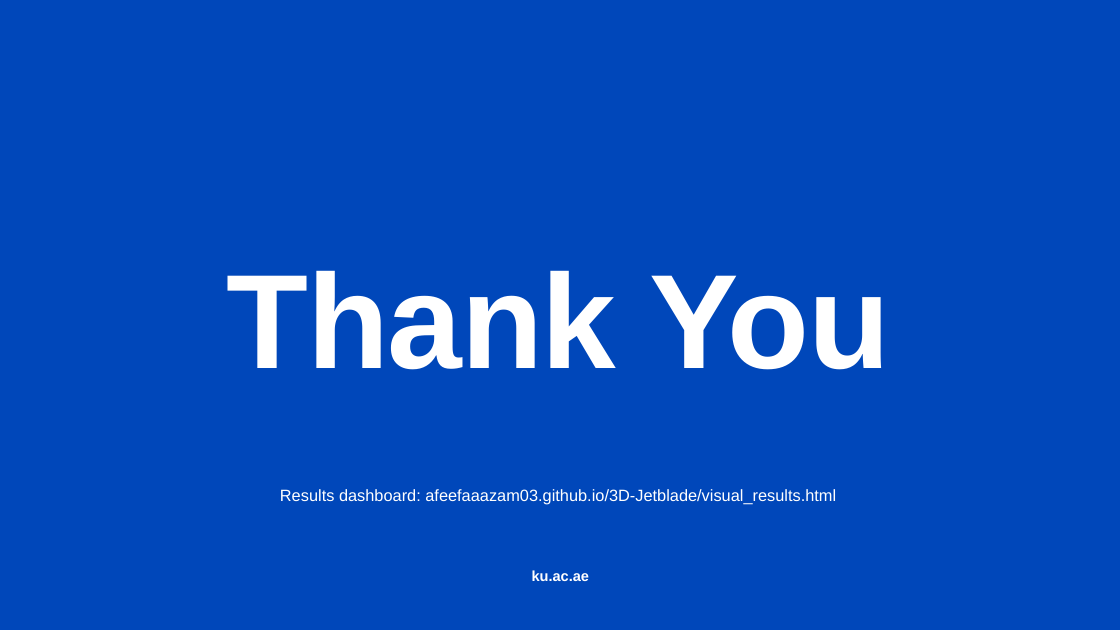
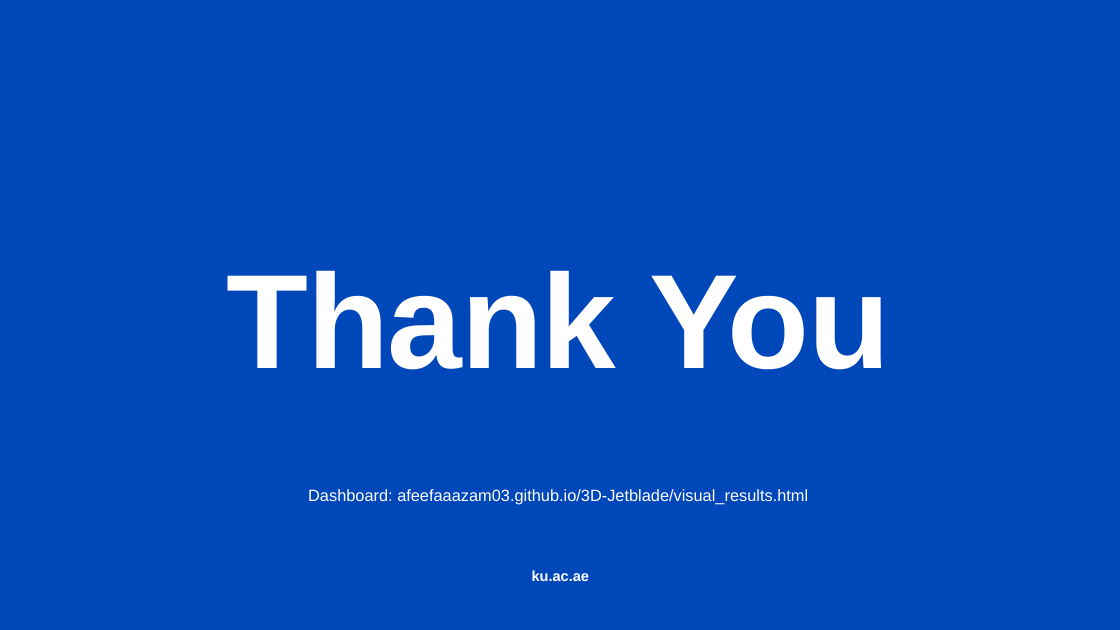
Before and after one commit to afeefaaazam03/3D-Jetblade, a slide deck: slide 18 of media/BladeDelta_professor_talk.pptx (slide 11 before the commit). Drawn at 1120x630 pixels with LibreOffice and Linux fonts; fonts in the diff are those of the drawing; background and template pictures are left out. Boxes give left, top, right and bottom in pixels: in the first picture for what was removed or moved away, otherwise in the second. Text is boxed around its words. In the diff, an @@ line names an element or a change of style, - is before the commit and + after.

```diff
--- a/media/BladeDelta_professor_talk.pptx
+++ b/media/BladeDelta_professor_talk.pptx
@@ text at bbox=[308, 489, 808, 505]: text changed @@
-Results dashboard: afeefaaazam03.github.io/3D-Jetblade/visual_results.html
+Dashboard: afeefaaazam03.github.io/3D-Jetblade/visual_results.html
```
Also in this commit, not shown: 1 other slide changed, 16 slides added, 9 slides removed, 1 other file.
